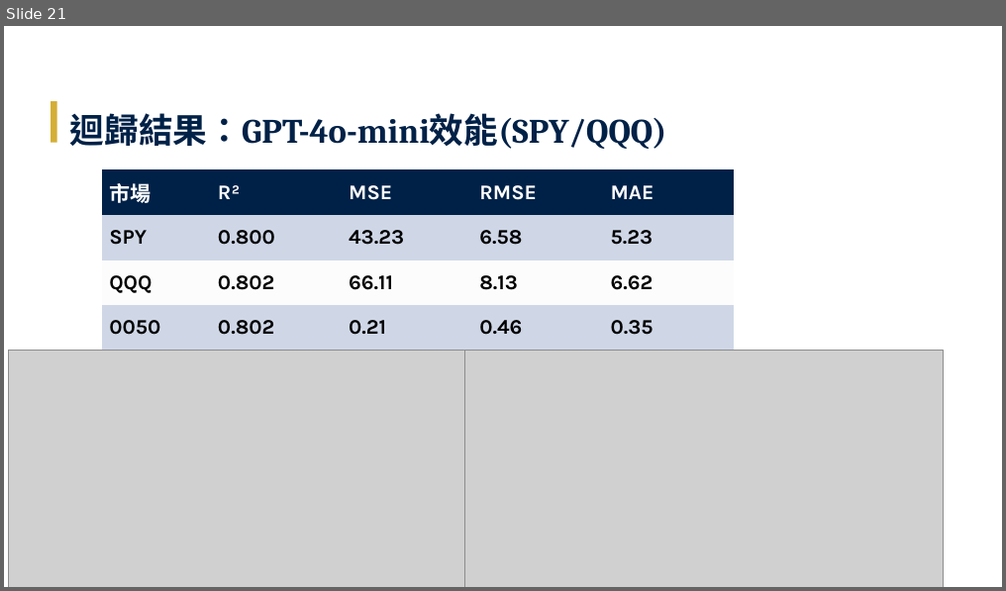
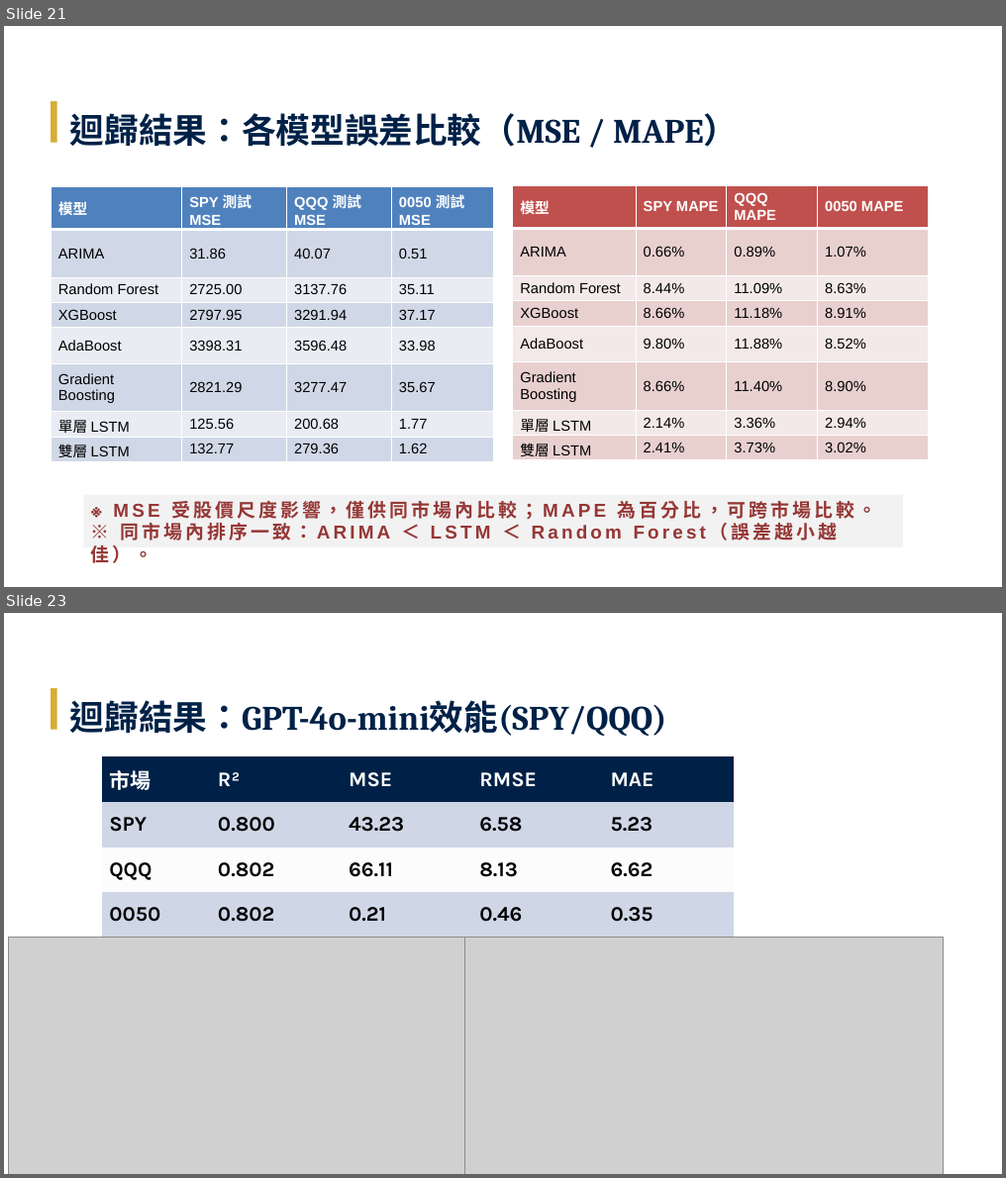
Before and after one commit to Tzu-Lin/ETF-AI-Project, a slide deck: 林子瑜-LLM_ETF_修訂四版_v20260608.pptx. Shown one above the other, each under a label of ours: slide 21 before the commit, slides 21 and 23 after it; the slides between them are not shown. The pictures are 1006x591 and 1006x1178 pixels, drawn with LibreOffice and Linux fonts; fonts in the diff are those of the drawing; grey boxes stand for pictures; background and template pictures are left out. Boxes give left, top, right and bottom in pixels: in the first picture for what was removed or moved away, otherwise in the second. Text is boxed around its words. In the diff, an @@ line names an element or a change of style, - is before the commit and + after.

```diff
--- a/林子瑜-LLM_ETF_修訂四版_v20260608.pptx
+++ b/林子瑜-LLM_ETF_修訂四版_v20260608.pptx
@@ slide 21 added at box(4, 26, 1002, 587), background #FFFFFF @@
@@ rectangle added at box(51, 101, 56, 143), fill #D4AF37 @@
@@ text added at box(70, 113, 739, 147), 33 pt, text #002147, bold @@
+迴歸結果：各模型誤差比較（MSE / MAPE）
@@ table added at box(51, 187, 493, 462), 8 rows, 4 columns @@
+模型 | SPY 測試MSE | QQQ 測試MSE | 0050 測試MSE
+ARIMA | 31.86 | 40.07 | 0.51
+Random Forest | 2725.00 | 3137.76 | 35.11
+XGBoost | 2797.95 | 3291.94 | 37.17
+AdaBoost | 3398.31 | 3596.48 | 33.98
+Gradient Boosting | 2821.29 | 3277.47 | 35.67
+單層 LSTM | 125.56 | 200.68 | 1.77
+雙層 LSTM | 132.77 | 279.36 | 1.62
@@ table added at box(513, 186, 929, 461), 8 rows, 4 columns @@
+模型 | SPY MAPE | QQQ MAPE | 0050 MAPE
+ARIMA | 0.66% | 0.89% | 1.07%
+Random Forest | 8.44% | 11.09% | 8.63%
+XGBoost | 8.66% | 11.18% | 8.91%
+AdaBoost | 9.80% | 11.88% | 8.52%
+Gradient Boosting | 8.66% | 11.40% | 8.90%
+單層 LSTM | 2.14% | 3.36% | 2.94%
+雙層 LSTM | 2.41% | 3.73% | 3.02%
@@ rectangle added at box(83, 495, 903, 549), fill #F2F2F2, 18 pt, text #953735, bold @@
+※ MSE 受股價尺度影響，僅供同市場內比較；MAPE 為百分比，可跨市場比較。 ※ 同市場內排序一致：ARIMA ＜ LSTM ＜ Random Forest（誤差越小越佳）。
@@ what was slide 21 is now slide 23 @@
```
Also in this commit, not shown: 4 slides changed, 5 other slides added, 5 slides removed.
